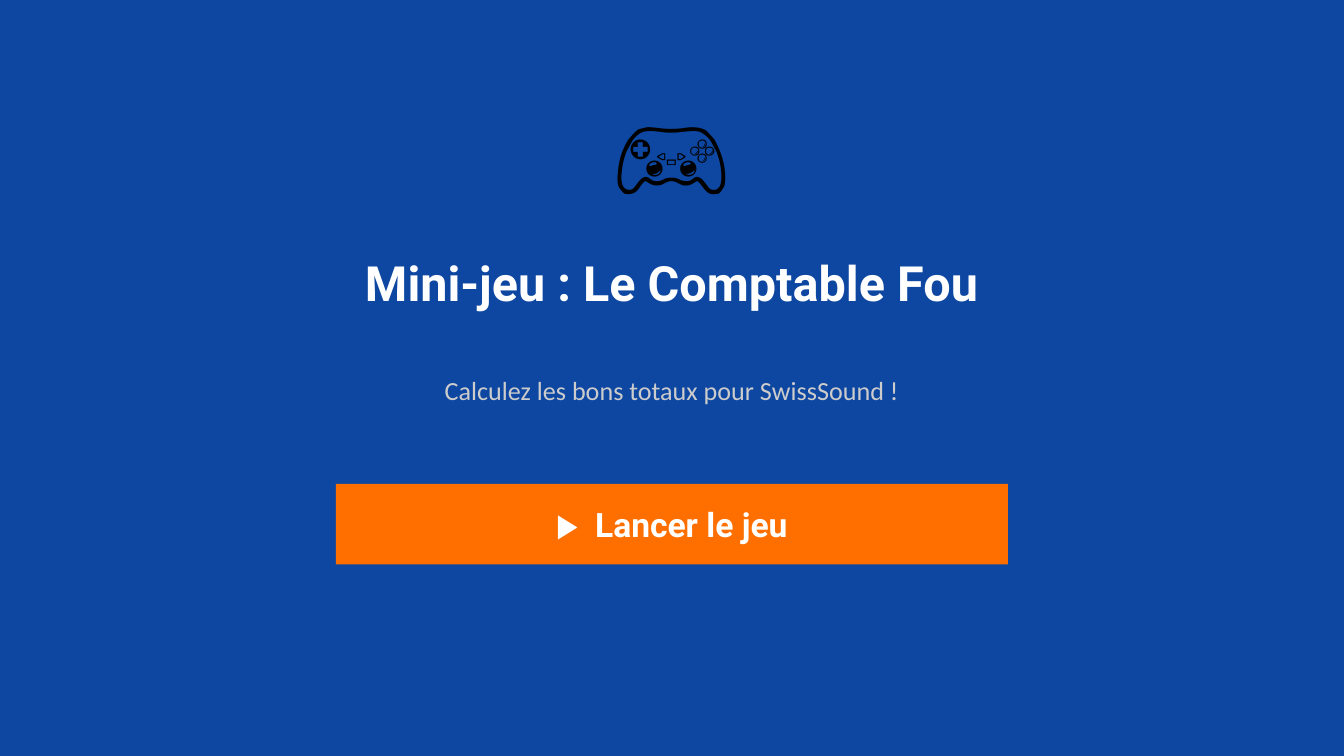
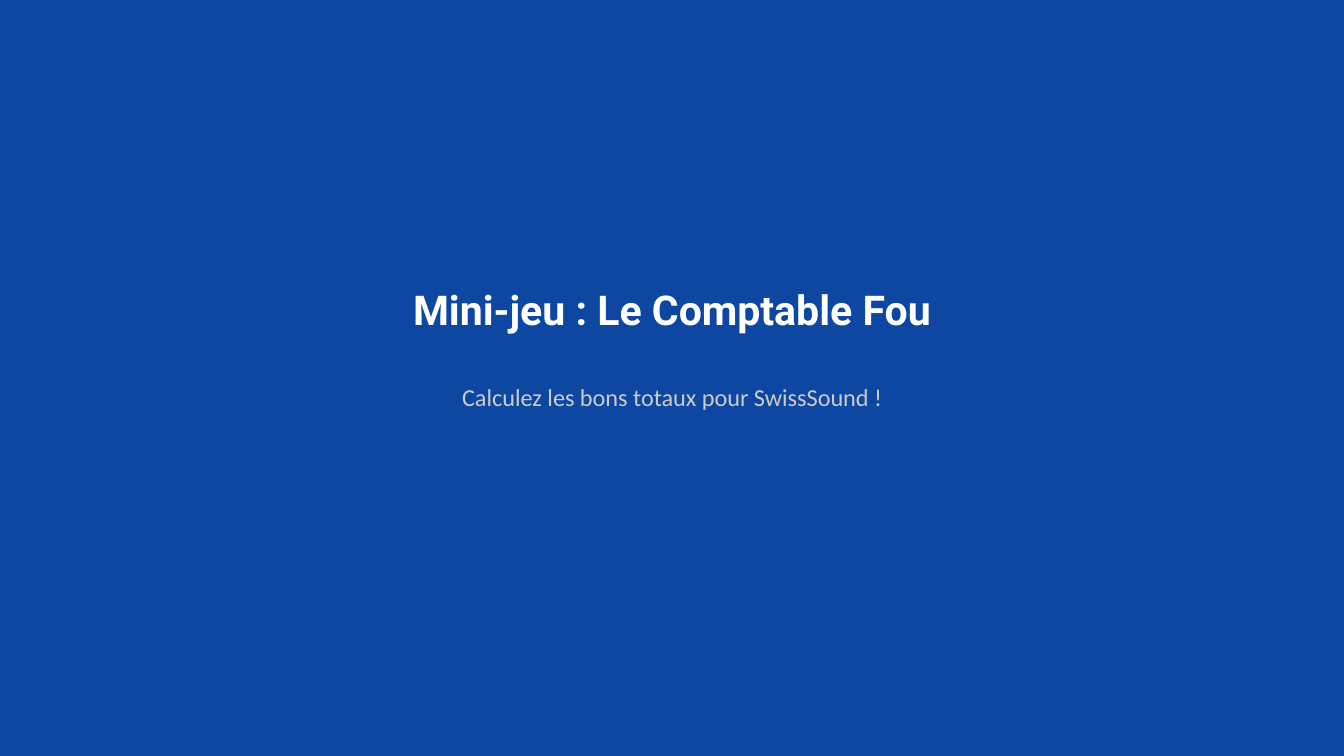
Before and after one commit to mbiTati/unit4_gamifie, a slide deck: slide 9 of pptx/Module13_Agrégation_GROUP_BY_HAVING.pptx (slide 8 before the commit). Drawn at 1344x756 pixels with LibreOffice and Linux fonts; fonts in the diff are those of the drawing. Boxes give left, top, right and bottom in pixels: in the first picture for what was removed or moved away, otherwise in the second. Text is boxed around its words. In the diff, an @@ line names an element or a change of style, - is before the commit and + after.

```diff
--- a/pptx/Module13_Agrégation_GROUP_BY_HAVING.pptx
+++ b/pptx/Module13_Agrégation_GROUP_BY_HAVING.pptx
@@ text removed at box(564, 67, 780, 228) @@
-🎮
@@ text "Mini-jeu : Le Comptable Fou": place and size @@
-text "Mini-jeu : Le Comptable Fou" at box(365, 264, 978, 312)
+text "Mini-jeu : Le Comptable Fou" at box(413, 294, 931, 334)
@@ text "Mini-jeu : Le Comptable Fou" at box(413, 294, 931, 334): size 26 to 22 pt @@
@@ text "Calculez les bons totaux pour ...": place and size @@
-text "Calculez les bons totaux pour ..." at box(445, 382, 884, 404)
+text "Calculez les bons totaux pour ..." at box(462, 389, 869, 410)
@@ text "Calculez les bons totaux pour ..." at box(462, 389, 869, 410): size 14 to 13 pt @@
@@ rectangle removed at box(336, 484, 1008, 564) @@
@@ text removed at box(595, 511, 788, 544) @@
-▶ Lancer le jeu
```
Also in this commit, not shown: 7 other slides changed, 2 slides added, 1 slide removed, 6 other files.
